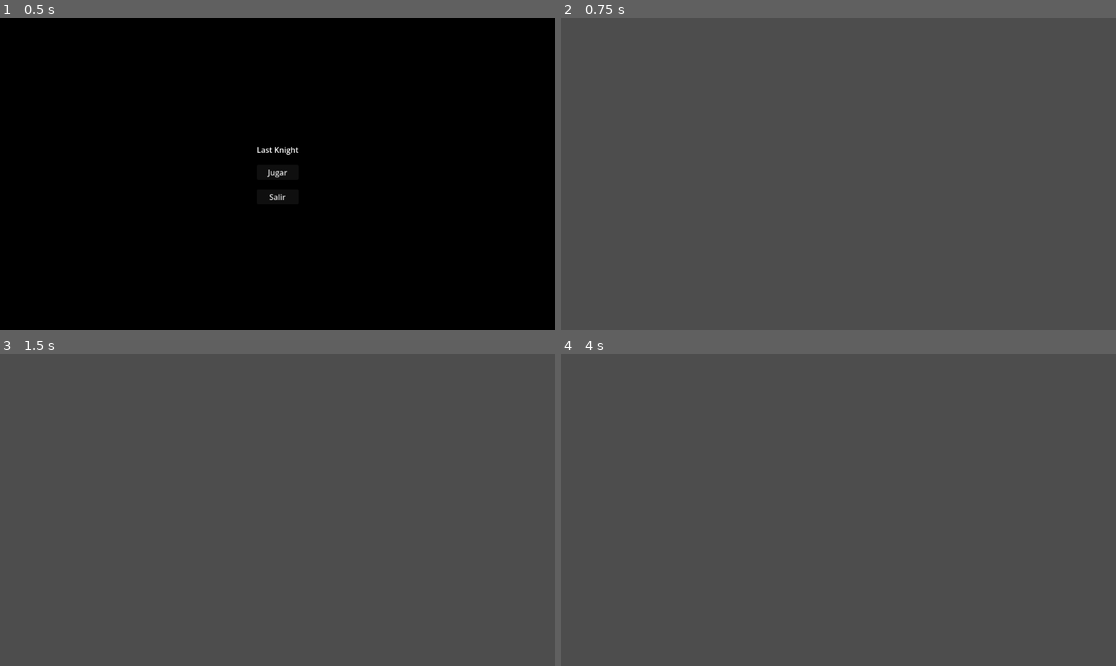
Above: before the commit, frames 1-4 (two rows, left to right).
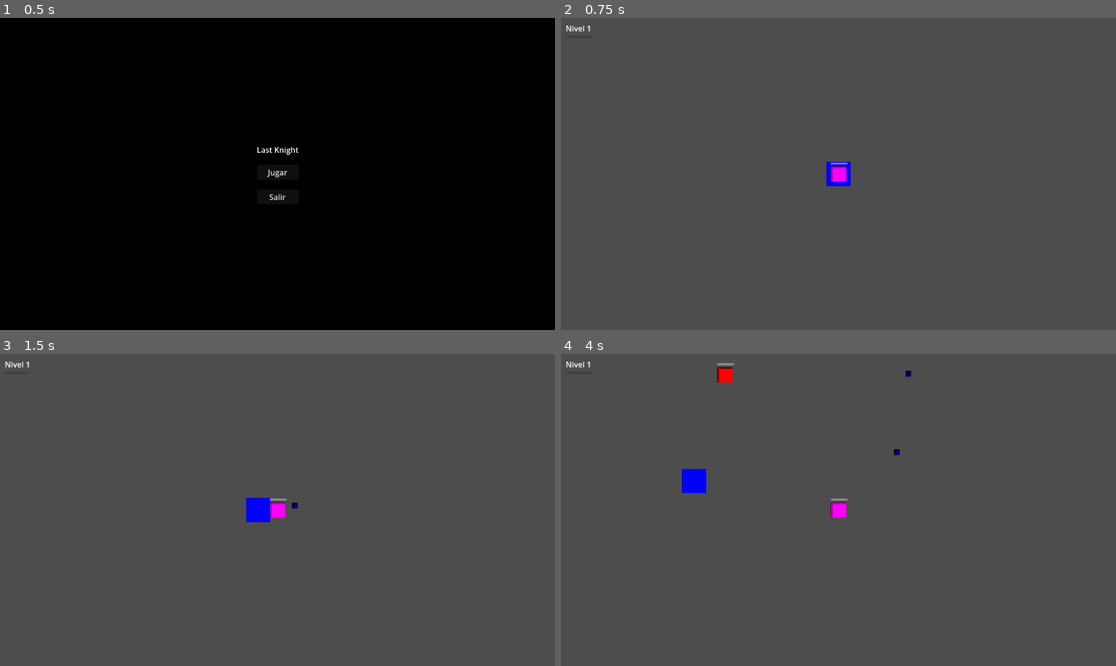
Above: after the commit, the same moments.

Repository: duvanleandro/Last-Knight
Game: Godot game, scene res://scenes/ui/MenuPrincipal.tscn
Two runs of this game, one before a commit and one after it. Both use one fixed random seed, a clock stepped at 60 frames per second and the inputs below.
Inputs (mouse positions are in pixels of both pictures, inside the frame that each line leads up to):
- Up to frame 1 (0.5 s): no input
- Up to frame 2 (0.75 s): click "Jugar" at 0.5 s
- Up to frame 3 (1.5 s): tap Enter at 1.25 s; move the mouse to (399, 494) at 1.27 s; press the mouse at (399, 494) at 1.28 s; hold Right (ui_right) from 1.28 s (still down)
- Up to frame 4 (4 s): move the mouse to (727, 525) at 2.02 s; release Right (ui_right) at 2.03 s; release the mouse at (727, 525) at 2.03 s; hold Down (ui_down) 2.03-2.78 s; click (727, 525) at 2.1 s; move the mouse to (894, 441) at 2.77 s; press the mouse at (894, 441) at 2.78 s; hold Right (ui_right) 2.78-3.53 s; move the mouse to (810, 572) at 3.52 s; release the mouse at (810, 572) at 3.53 s; hold Up (ui_up) from 3.53 s (still down); click (810, 572) at 3.6 s

Frame 1 is identical in both runs. In frame 2, 0.4% of the frame differs, in the area x 0-53%, y 2-54%; in frame 3, 0.6%; in frame 4, 0.8%, in the area x 0-64%, y 2-53%.

Commit message:
se agrega sistema de xp, ataques de proyectiles, jugador, enemigos, barra de vida

Diff:
--- a/project.godot
+++ b/project.godot
@@ -21,6 +21,14 @@
 EstadoJuego="*uid://dk3fmjl7sxga"
 GestorPreguntas="*uid://ba0dk3uxxlrjo"
 
+[input]
+
+click_izquierdo={
+"deadzone": 0.2,
+"events": [Object(InputEventMouseButton,"resource_local_to_scene":false,"resource_name":"","device":-1,"window_id":0,"alt_pressed":false,"shift_pressed":false,"ctrl_pressed":false,"meta_pressed":false,"button_mask":0,"position":Vector2(0, 0),"global_position":Vector2(0, 0),"factor":1.0,"button_index":1,"canceled":false,"pressed":false,"double_click":false,"script":null)
+]
+}
+
 [physics]
 
 3d/physics_engine="Jolt Physics"
--- /dev/null
+++ b/scenes/armas/Proyectil.gd
@@ -0,0 +1,25 @@
+extends Area2D
+
+var velocidad: float = 400.0
+var danio: float = 25.0
+var direccion: Vector2 = Vector2.ZERO
+
+func _ready() -> void:
+	body_entered.connect(_on_body_entered)
+
+func inicializar(pos: Vector2, dir: Vector2, dmg: float) -> void:
+	global_position = pos
+	direccion = dir.normalized()
+	danio = dmg
+
+func _physics_process(delta: float) -> void:
+	global_position += direccion * velocidad * delta
+	# Destruir si sale muy lejos
+	var jugador = get_tree().get_first_node_in_group("jugador")
+	if jugador and global_position.distance_to(jugador.global_position) > 800.0:
+		queue_free()
+
+func _on_body_entered(body: Node) -> void:
+	if body.is_in_group("enemigos"):
+		body.recibir_danio(danio)
+		queue_free()
--- /dev/null
+++ b/scenes/armas/Proyectil.tscn
@@ -0,0 +1,19 @@
+[gd_scene format=3 uid="uid://ccf1xiyn2bgsj"]
+
+[ext_resource type="Script" uid="uid://nvr21tvfcgpf" path="res://scenes/armas/Proyectil.gd" id="1_uf8cs"]
+
+[sub_resource type="PlaceholderTexture2D" id="PlaceholderTexture2D_v448f"]
+size = Vector2(12, 12)
+
+[sub_resource type="CircleShape2D" id="CircleShape2D_80cnf"]
+radius = 6.0
+
+[node name="Proyectil" type="Area2D" unique_id=10141979]
+script = ExtResource("1_uf8cs")
+
+[node name="Sprite2D" type="Sprite2D" parent="." unique_id=101941002]
+modulate = Color(0, 0.4869616, 0.48696148, 1)
+texture = SubResource("PlaceholderTexture2D_v448f")
+
+[node name="CollisionShape2D" type="CollisionShape2D" parent="." unique_id=1760007852]
+shape = SubResource("CircleShape2D_80cnf")
--- /dev/null
+++ b/scenes/enemigos/EnemigoBasico.gd
@@ -0,0 +1,43 @@
+extends CharacterBody2D
+
+var velocidad: float = 60.0
+var danio: float = 10.0
+var vida: float = 30.0
+var vida_maxima: float = 30.0
+var xp_al_morir: float = 10.0
+var jugador: Node2D = null
+var timer_danio: float = 0.0
+var cadencia_danio: float = 1.0
+
+@onready var barra_vida = $BarraVida
+
+func _ready() -> void:
+	add_to_group("enemigos")
+
+func _physics_process(delta: float) -> void:
+	if jugador == null:
+		jugador = get_tree().get_first_node_in_group("jugador")
+		return
+	var direccion = (jugador.global_position - global_position).normalized()
+	velocity = direccion * velocidad
+	move_and_slide()
+
+	# Hacer daño al jugador si está cerca
+	timer_danio += delta
+	if timer_danio >= cadencia_danio:
+		var distancia = global_position.distance_to(jugador.global_position)
+		if distancia < 32.0:
+			jugador.recibir_danio(danio)
+			timer_danio = 0.0
+
+func recibir_danio(cantidad: float) -> void:
+	vida -= cantidad
+	barra_vida.actualizar(vida, vida_maxima)
+	if vida <= 0:
+		_morir()
+
+func _morir() -> void:
+	var jugador_node = get_tree().get_first_node_in_group("jugador")
+	if jugador_node:
+		jugador_node.agregar_xp(xp_al_morir)
+	queue_free()
--- /dev/null
+++ b/scenes/enemigos/EnemigoBasico.tscn
@@ -0,0 +1,21 @@
+[gd_scene format=3 uid="uid://cm07e55laa7t3"]
+
+[ext_resource type="Script" uid="uid://dg1xnqsnfyyq0" path="res://scenes/enemigos/EnemigoBasico.gd" id="1_nmn3y"]
+[ext_resource type="PackedScene" uid="uid://dcmuji73lcblh" path="res://scenes/ui/BarraVida.tscn" id="2_c5tn5"]
+
+[sub_resource type="PlaceholderTexture2D" id="PlaceholderTexture2D_nmn3y"]
+size = Vector2(32, 32)
+
+[sub_resource type="CapsuleShape2D" id="CapsuleShape2D_m0ofi"]
+
+[node name="EnemigoBasico" type="CharacterBody2D" unique_id=616649758]
+script = ExtResource("1_nmn3y")
+
+[node name="Sprite2D" type="Sprite2D" parent="." unique_id=664729430]
+modulate = Color(1, 0, 0, 1)
+texture = SubResource("PlaceholderTexture2D_nmn3y")
+
+[node name="CollisionShape2D" type="CollisionShape2D" parent="." unique_id=1336009938]
+shape = SubResource("CapsuleShape2D_m0ofi")
+
+[node name="BarraVida" parent="." unique_id=1236818296 instance=ExtResource("2_c5tn5")]
--- /dev/null
+++ b/scenes/jugador/Jugador.gd
@@ -0,0 +1,57 @@
+extends CharacterBody2D
+
+const VELOCIDAD = 200.0
+var vida: float = 100.0
+var vida_maxima: float = 100.0
+var danio_ataque: float = 25.0
+var cadencia: float = 0.5
+var timer_ataque: float = 0.0
+
+@export var escena_proyectil: PackedScene
+@onready var barra_vida = $BarraVida
+
+func _ready() -> void:
+	add_to_group("jugador")
+
+func _physics_process(delta: float) -> void:
+	_mover(delta)
+	_atacar(delta)
+
+func _mover(delta: float) -> void:
+	var direccion = Vector2.ZERO
+	if Input.is_action_pressed("ui_right") or Input.is_key_pressed(KEY_D):
+		direccion.x += 1
+	if Input.is_action_pressed("ui_left") or Input.is_key_pressed(KEY_A):
+		direccion.x -= 1
+	if Input.is_action_pressed("ui_down") or Input.is_key_pressed(KEY_S):
+		direccion.y += 1
+	if Input.is_action_pressed("ui_up") or Input.is_key_pressed(KEY_W):
+		direccion.y -= 1
+	if direccion != Vector2.ZERO:
+		direccion = direccion.normalized()
+	velocity = direccion * VELOCIDAD
+	move_and_slide()
+
+func _atacar(delta: float) -> void:
+	timer_ataque += delta
+	if timer_ataque < cadencia:
+		return
+	if not Input.is_action_pressed("click_izquierdo"):
+		return
+	if escena_proyectil == null:
+		return
+	var pos_mouse = get_global_mouse_position()
+	var direccion = (pos_mouse - global_position).normalized()
+	var proyectil = escena_proyectil.instantiate()
+	get_tree().current_scene.add_child(proyectil)
+	proyectil.inicializar(global_position, direccion, danio_ataque)
+	timer_ataque = 0.0
+
+func recibir_danio(cantidad: float) -> void:
+	vida -= cantidad
+	barra_vida.actualizar(vida, vida_maxima)
+	if vida <= 0:
+		queue_free()
+
+func agregar_xp(cantidad: float) -> void:
+	EstadoJuego.agregar_xp(cantidad)
--- a/scenes/jugador/Jugador.tscn
+++ b/scenes/jugador/Jugador.tscn
@@ -1,3 +1,24 @@
 [gd_scene format=3 uid="uid://b0nfjcpdy2dfr"]
 
-[node name="Jugador" type="Node2D" unique_id=1579824091]
+[ext_resource type="Script" uid="uid://cisbgwmm3nwcd" path="res://scenes/jugador/Jugador.gd" id="1_qcfqa"]
+[ext_resource type="PackedScene" uid="uid://ccf1xiyn2bgsj" path="res://scenes/armas/Proyectil.tscn" id="2_411pj"]
+[ext_resource type="PackedScene" uid="uid://dcmuji73lcblh" path="res://scenes/ui/BarraVida.tscn" id="2_j5vqh"]
+
+[sub_resource type="PlaceholderTexture2D" id="PlaceholderTexture2D_qcfqa"]
+size = Vector2(32, 32)
+
+[sub_resource type="CapsuleShape2D" id="CapsuleShape2D_j5vqh"]
+
+[node name="Jugador" type="CharacterBody2D" unique_id=503175505 groups=["Jugador"]]
+script = ExtResource("1_qcfqa")
+escena_proyectil = ExtResource("2_411pj")
+
+[node name="Sprite2D" type="Sprite2D" parent="." unique_id=1395687878]
+texture = SubResource("PlaceholderTexture2D_qcfqa")
+
+[node name="CollisionShape2D" type="CollisionShape2D" parent="." unique_id=2100567897]
+shape = SubResource("CapsuleShape2D_j5vqh")
+
+[node name="Camera2D" type="Camera2D" parent="." unique_id=1431004965]
+
+[node name="BarraVida" parent="." unique_id=1236818296 instance=ExtResource("2_j5vqh")]
--- a/scenes/main/GameManager.gd
+++ b/scenes/main/GameManager.gd
@@ -1,11 +1,71 @@
 extends Node
 
+@export var escena_enemigo: PackedScene
+var tiempo_entre_spawns: float = 2.0
+var timer_spawn: float = 0.0
+var direccion_jugador: Vector2 = Vector2.ZERO
+var posicion_anterior: Vector2 = Vector2.ZERO
 
-# Called when the node enters the scene tree for the first time.
-func _ready() -> void:
-	pass # Replace with function body.
+func _process(delta: float) -> void:
+	_actualizar_direccion_jugador()
+	timer_spawn += delta
+	if timer_spawn >= tiempo_entre_spawns:
+		timer_spawn = 0.0
+		_spawnear_enemigo()
 
+func _actualizar_direccion_jugador() -> void:
+	var jugador = get_tree().get_first_node_in_group("jugador")
+	if jugador == null:
+		return
+	var movimiento = jugador.global_position - posicion_anterior
+	if movimiento.length() > 1.0:
+		direccion_jugador = movimiento.normalized()
+	posicion_anterior = jugador.global_position
 
-# Called every frame. 'delta' is the elapsed time since the previous frame.
-func _process(delta: float) -> void:
-	pass
+func _spawnear_enemigo() -> void:
+	if escena_enemigo == null:
+		return
+	var jugador = get_tree().get_first_node_in_group("jugador")
+	if jugador == null:
+		return
+
+	var tamano_pantalla = get_viewport().get_visible_rect().size
+	var mitad_w = tamano_pantalla.x / 2.0 + 80.0
+	var mitad_h = tamano_pantalla.y / 2.0 + 80.0
+
+	# 70% de probabilidad de spawnear hacia donde se mueve el jugador
+	var angulo_base: float
+	if direccion_jugador.length() > 0.1 and randf() < 0.7:
+		angulo_base = direccion_jugador.angle()
+		angulo_base += randf_range(-0.6, 0.6) # pequeña variación
+	else:
+		angulo_base = randf() * TAU # dirección completamente aleatoria
+
+	var lado = _angulo_a_lado(angulo_base)
+	var pos = Vector2.ZERO
+
+	match lado:
+		0: # arriba
+			pos = Vector2(randf_range(-mitad_w, mitad_w), -mitad_h)
+		1: # abajo
+			pos = Vector2(randf_range(-mitad_w, mitad_w), mitad_h)
+		2: # izquierda
+			pos = Vector2(-mitad_w, randf_range(-mitad_h, mitad_h))
+		3: # derecha
+			pos = Vector2(mitad_w, randf_range(-mitad_h, mitad_h))
+
+	var enemigo = escena_enemigo.instantiate()
+	enemigo.global_position = jugador.global_position + pos
+	get_tree().current_scene.add_child(enemigo)
+
+func _angulo_a_lado(angulo: float) -> int:
+	# Convierte un ángulo a uno de los 4 lados (0=arriba,1=abajo,2=izq,3=der)
+	var grados = fmod(rad_to_deg(angulo) + 360.0, 360.0)
+	if grados < 45 or grados >= 315:
+		return 3 # derecha
+	elif grados < 135:
+		return 1 # abajo
+	elif grados < 225:
+		return 2 # izquierda
+	else:
+		return 0 # arriba
--- a/scenes/main/Main.tscn
+++ b/scenes/main/Main.tscn
@@ -1,3 +1,27 @@
 [gd_scene format=3 uid="uid://dusp7akl72ujd"]
 
+[ext_resource type="Script" uid="uid://dic1foe5ls06j" path="res://scenes/main/GameManager.gd" id="1_u1xfj"]
+[ext_resource type="PackedScene" uid="uid://b0nfjcpdy2dfr" path="res://scenes/jugador/Jugador.tscn" id="2_nha0i"]
+[ext_resource type="PackedScene" uid="uid://cm07e55laa7t3" path="res://scenes/enemigos/EnemigoBasico.tscn" id="2_q24mn"]
+[ext_resource type="PackedScene" uid="uid://h7h8yrpy82nw" path="res://scenes/ui/HUD.tscn" id="4_gyg6b"]
+
 [node name="Main" type="Node2D" unique_id=2045298058]
+script = ExtResource("1_u1xfj")
+escena_enemigo = ExtResource("2_q24mn")
+
+[node name="ColorRect" type="ColorRect" parent="." unique_id=1246450690]
+custom_minimum_size = Vector2(50, 50)
+anchors_preset = 15
+anchor_right = 1.0
+anchor_bottom = 1.0
+offset_left = -16.0
+offset_top = -16.0
+offset_right = 16.0
+offset_bottom = 16.0
+grow_horizontal = 2
+grow_vertical = 2
+color = Color(0, 0, 1, 1)
+
+[node name="Jugador" parent="." unique_id=503175505 instance=ExtResource("2_nha0i")]
+
+[node name="HUD" parent="." unique_id=100887434 instance=ExtResource("4_gyg6b")]
--- /dev/null
+++ b/scenes/ui/BarraVida.gd
@@ -0,0 +1,8 @@
+extends Node2D
+
+@onready var barra: ProgressBar = $ProgressBar
+
+func actualizar(vida_actual: float, vida_maxima: float) -> void:
+	barra.max_value = vida_maxima
+	barra.value = vida_actual
+	visible = vida_actual < vida_maxima
--- /dev/null
+++ b/scenes/ui/BarraVida.tscn
@@ -0,0 +1,14 @@
+[gd_scene format=3 uid="uid://dcmuji73lcblh"]
+
+[ext_resource type="Script" uid="uid://cm2k1htr4su4v" path="res://scenes/ui/BarraVida.gd" id="1_yaipa"]
+
+[node name="BarraVida" type="Node2D" unique_id=1236818296]
+script = ExtResource("1_yaipa")
+
+[node name="ProgressBar" type="ProgressBar" parent="." unique_id=1508497103]
+offset_left = -16.0
+offset_top = -24.0
+offset_right = 19.0
+offset_bottom = -19.5
+value = 100.0
+show_percentage = false
--- /dev/null
+++ b/scenes/ui/HUD.gd
@@ -0,0 +1,11 @@
+extends CanvasLayer
+
+@onready var label_nivel: Label = $VBoxContainer/LabelNivel
+@onready var barra_xp: ProgressBar = $VBoxContainer/BarraXP
+
+func _process(delta: float) -> void:
+	if not is_instance_valid(label_nivel) or not is_instance_valid(barra_xp):
+		return
+	label_nivel.text = "Nivel " + str(EstadoJuego.nivel_jugador)
+	barra_xp.max_value = EstadoJuego.xp_para_siguiente_nivel
+	barra_xp.value = EstadoJuego.xp_jugador
--- /dev/null
+++ b/scenes/ui/HUD.tscn
@@ -0,0 +1,20 @@
+[gd_scene format=3 uid="uid://h7h8yrpy82nw"]
+
+[ext_resource type="Script" uid="uid://bggdruuilu0tw" path="res://scenes/ui/HUD.gd" id="1_kw0id"]
+
+[node name="HUD" type="CanvasLayer" unique_id=100887434]
+script = ExtResource("1_kw0id")
+
+[node name="VBoxContainer" type="VBoxContainer" parent="." unique_id=1999191872]
+offset_left = 10.0
+offset_top = 10.0
+offset_right = 50.0
+offset_bottom = 50.0
+
+[node name="LabelNivel" type="Label" parent="VBoxContainer" unique_id=2136413833]
+layout_mode = 2
+text = "Nivel 1"
+
+[node name="BarraXP" type="ProgressBar" parent="VBoxContainer" unique_id=442934520]
+layout_mode = 2
+show_percentage = false
